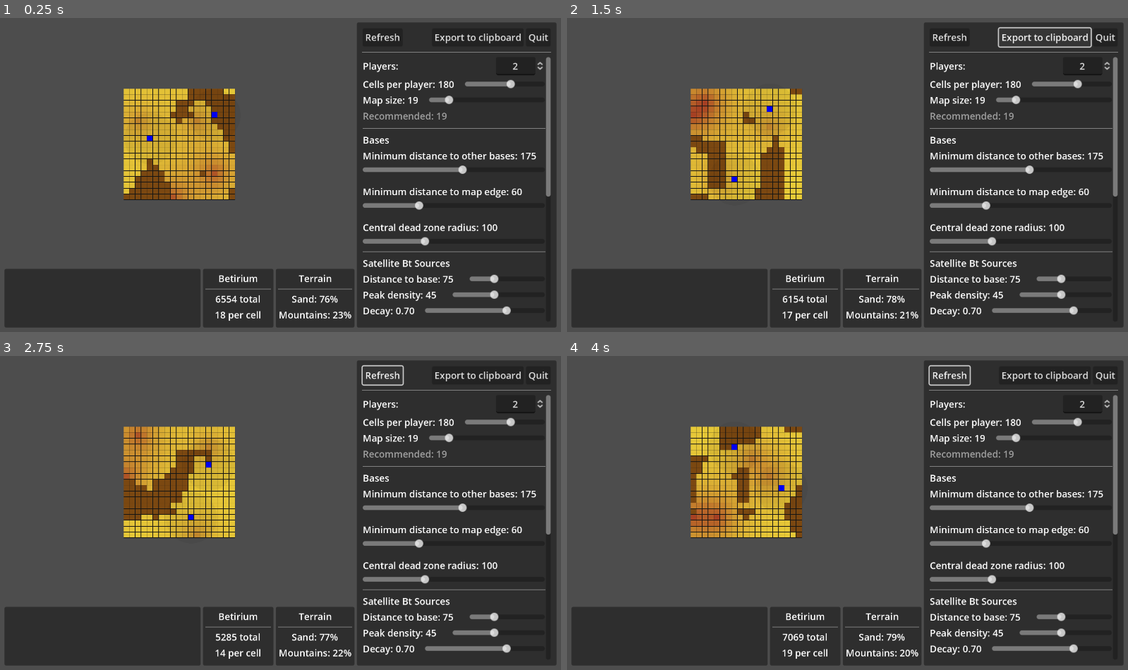
Above: before the commit, frames 1-4 (two rows, left to right).
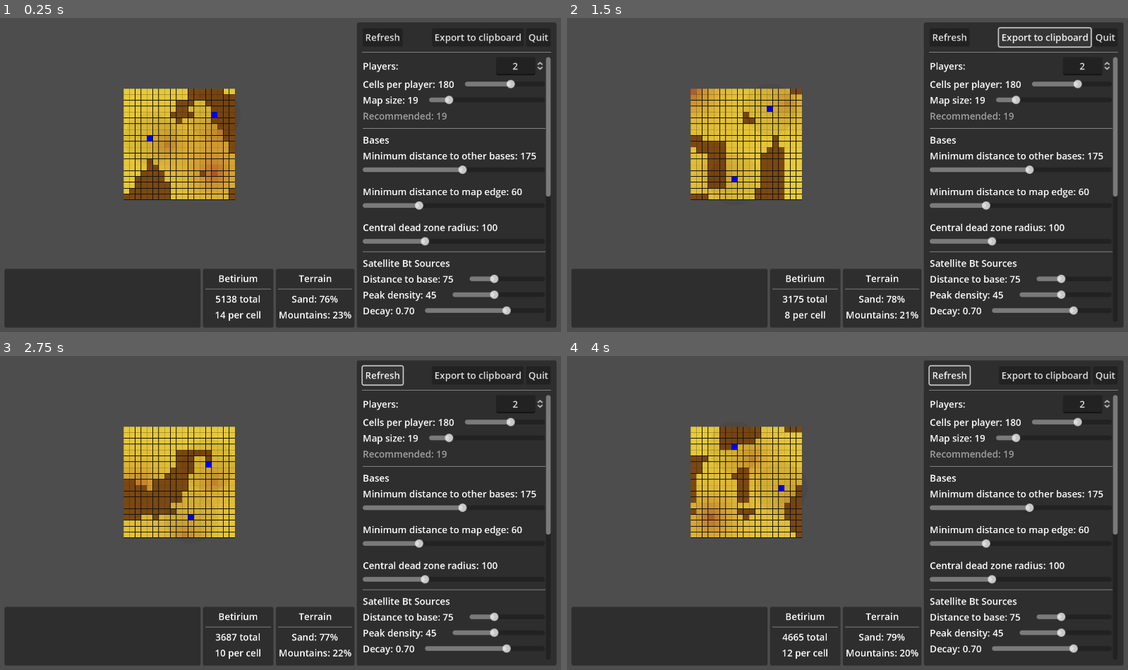
Above: after the commit, the same moments.

Repository: wadcom/kisarra-mapgen
Game: Godot game, scene res://main.tscn
Same seed, same stepped clock (60 frames per second), same inputs: the game is played once before the commit and once after it.
Inputs:
- Up to frame 1 (0.25 s): no input
- Up to frame 2 (1.5 s): click "Refresh" at 0.5 s; click "Export to clipboard" at 1.25 s
- Up to frame 3 (2.75 s): click "Refresh" at 2 s
- Up to frame 4 (4 s): click "Export to clipboard" at 2.75 s; click "Refresh" at 3.5 s

The runs differ from the first frame. In frame 1, 0.7% of the frame differs, in the area x 22-43%, y 28-96%; in frame 2, 1.3%, in the area x 22-47%, y 22-97%; in frame 3, 1.2%; in frame 4, 0.8%.

Commit message:
Update # of extra Bt sources depending on players

Diff:
--- a/side_panel/betirium_settings.gd
+++ b/side_panel/betirium_settings.gd
@@ -13,24 +13,28 @@
 
 func _update_controls():
 	%ExtraSourcesDecayLabel.text = "%.2f" % [_params.extra_sources.decay]
-	%ExtraSourcesDecaySlider.value = _params.extra_sources.decay
+	%ExtraSourcesDecaySlider.set_value_no_signal(_params.extra_sources.decay)
 
 	%ExtraSourceDistanceToBasesLabel.text = str(_params.extra_sources.distance_to_any_base)
-	%ExtraSourceDistanceToBasesSlider.value = _params.extra_sources.distance_to_any_base
+	%ExtraSourceDistanceToBasesSlider.set_value_no_signal(
+		_params.extra_sources.distance_to_any_base,
+	)
 
 	%ExtraSourcePeakDensityLabel.text = str(_params.extra_sources.peak_density)
-	%ExtraSourcePeakDensitySlider.value = _params.extra_sources.peak_density
+	%ExtraSourcePeakDensitySlider.set_value_no_signal(_params.extra_sources.peak_density)
 
-	%ExtraSourcesQuantitySpinBox.value = _params.extra_sources.count
+	%ExtraSourcesQuantitySpinBox.set_value_no_signal(_params.extra_sources.count)
 
 	%SatelliteBtDecayLabel.text = "%.2f" % [_params.satellite_sources.decay]
-	%SatelliteBtDecaySlider.value = _params.satellite_sources.decay
+	%SatelliteBtDecaySlider.set_value_no_signal(_params.satellite_sources.decay)
 
 	%SatelliteBtDistanceToBaseLabel.text = str(_params.satellite_sources.distance_to_base)
-	%SatelliteBtDistanceToBaseSlider.value = _params.satellite_sources.distance_to_base
+	%SatelliteBtDistanceToBaseSlider.set_value_no_signal(
+		_params.satellite_sources.distance_to_base,
+	)
 
 	%SatelliteBtPeakDensityLabel.text = str(_params.satellite_sources.peak_density)
-	%SatelliteBtPeakDensitySlider.value = _params.satellite_sources.peak_density
+	%SatelliteBtPeakDensitySlider.set_value_no_signal(_params.satellite_sources.peak_density)
 
 
 func _on_satellite_bt_distance_to_base_slider_value_changed(value):
--- a/side_panel/side_panel.gd
+++ b/side_panel/side_panel.gd
@@ -31,13 +31,13 @@
 
 func _ready():
 	_params.map_size = _calculate_recommended_map_size()
+	_update_betirium_settings()
 
 	%CellsPerPlayer.value = _params.cells_per_player
 	%MapSize.value = _params.map_size
 	%PlayersQuantity.value = _params.players_qty
 
 	%BasesSettings.set_params(_params.base_placement)
-	%BetiriumSettings.set_params(_params.betirium)
 	%MountainsSettings.set_params(_params.mountains)
 
 	_update_labels()
@@ -61,6 +61,7 @@
 
 func _on_players_quantity_value_changed(value):
 	_params.players_qty = int(value)
+	_update_betirium_settings()
 	_update_labels()
 	parameters_changed.emit(_params)
 
@@ -99,3 +100,8 @@
 
 func _calculate_recommended_map_size():
 	return ceil(sqrt(_params.players_qty * _params.cells_per_player))
+
+
+func _update_betirium_settings():
+	_params.betirium.extra_sources.count = int(_params.players_qty / 2)
+	%BetiriumSettings.set_params(_params.betirium)
